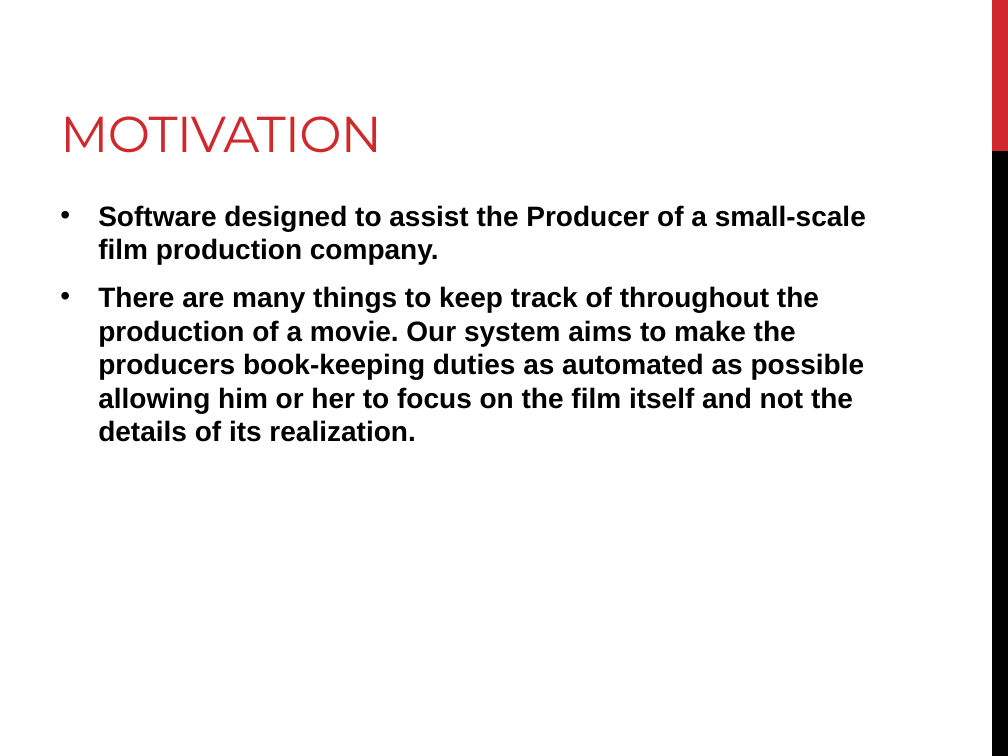
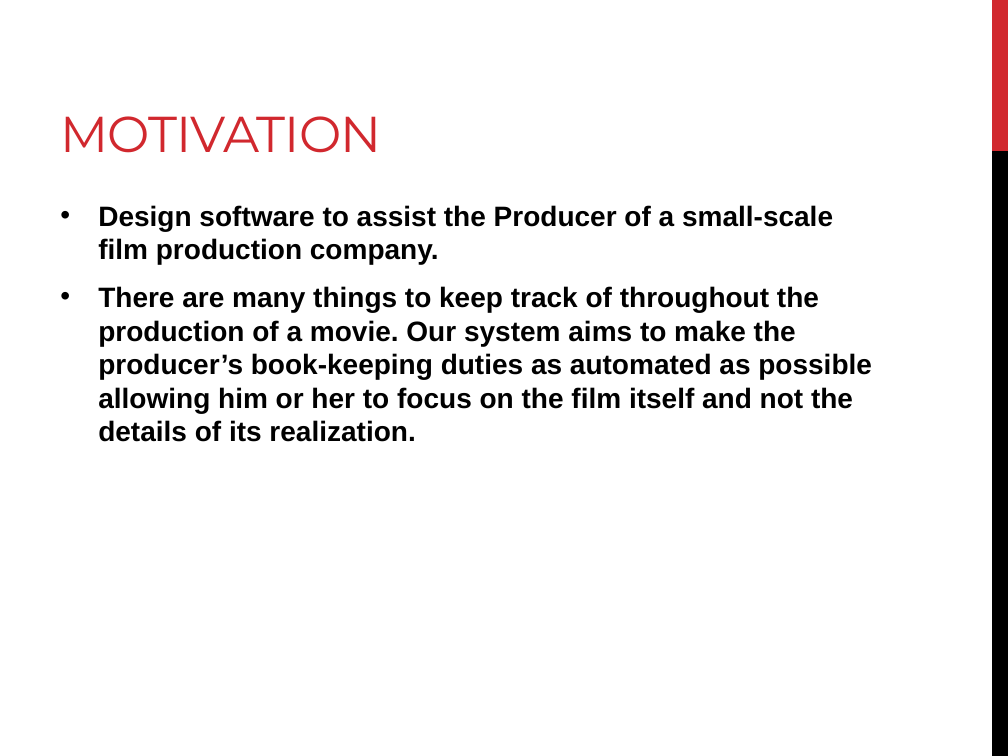
Before and after one commit to ipw969/370Project, a slide deck: slide 2 of Documentation/Achievatron_PowerPoint.pptx. Drawn at 1008x756 pixels with LibreOffice and Linux fonts; fonts in the diff are those of the drawing. Boxes give left, top, right and bottom in pixels: in the first picture for what was removed or moved away, otherwise in the second. Text is boxed around its words. In the diff, an @@ line names an element or a change of style, - is before the commit and + after.

```diff
--- a/Documentation/Achievatron_PowerPoint.pptx
+++ b/Documentation/Achievatron_PowerPoint.pptx
@@ text at bbox=[98, 205, 872, 442]: text changed @@
-• Software designed to assist the Producer of a small-scale film production company.
-• There are many things to keep track of throughout the production of a movie. Our system aims to make the producers book-keeping duties as automated as possible allowing him or her to focus on the film itself and not the details of its realization.
+• Design software to assist the Producer of a small-scale film production company.
+• There are many things to keep track of throughout the production of a movie. Our system aims to make the producer’s book-keeping duties as automated as possible allowing him or her to focus on the film itself and not the details of its realization.
```
Also in this commit, not shown: 2 slides added, 1 slide removed.
